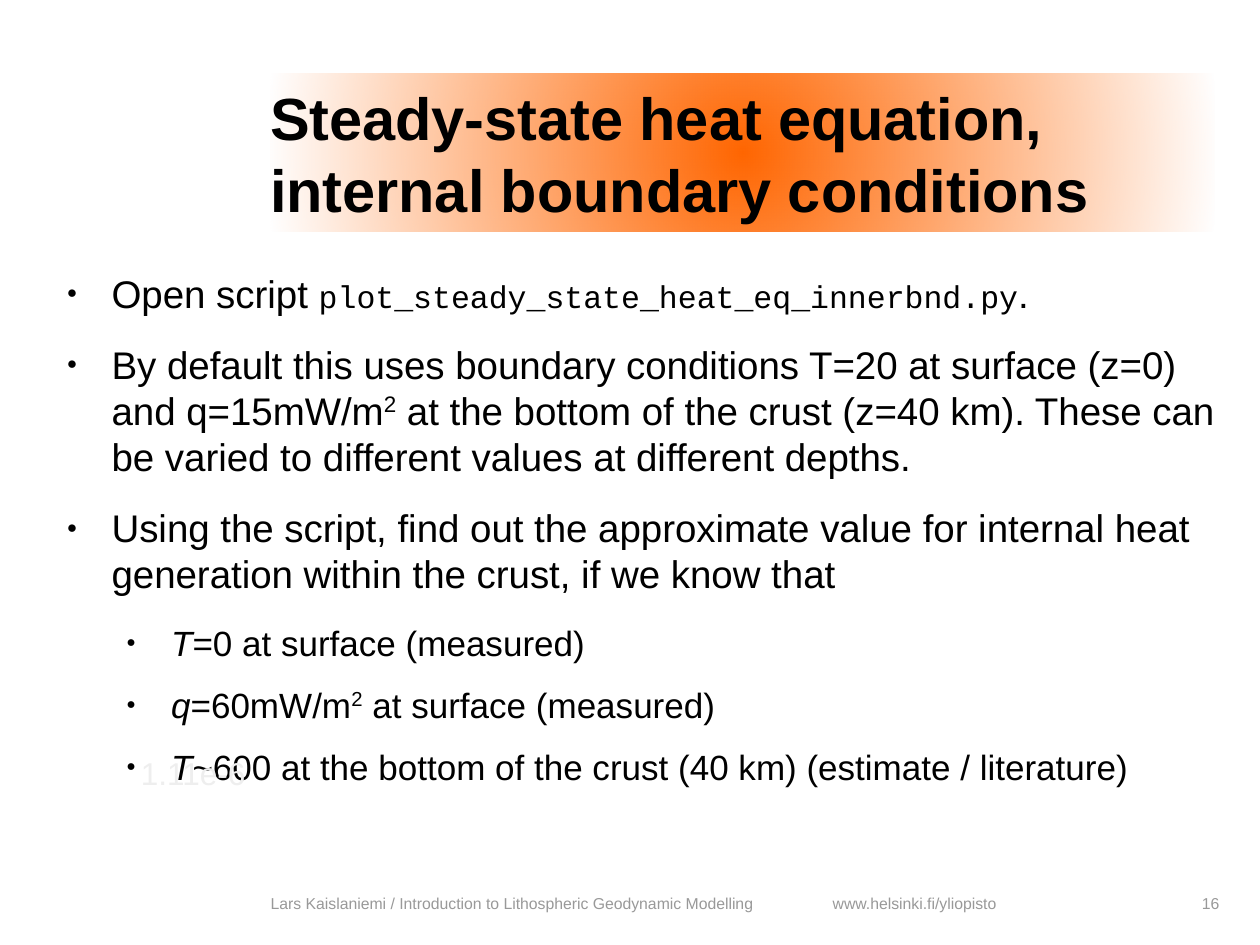
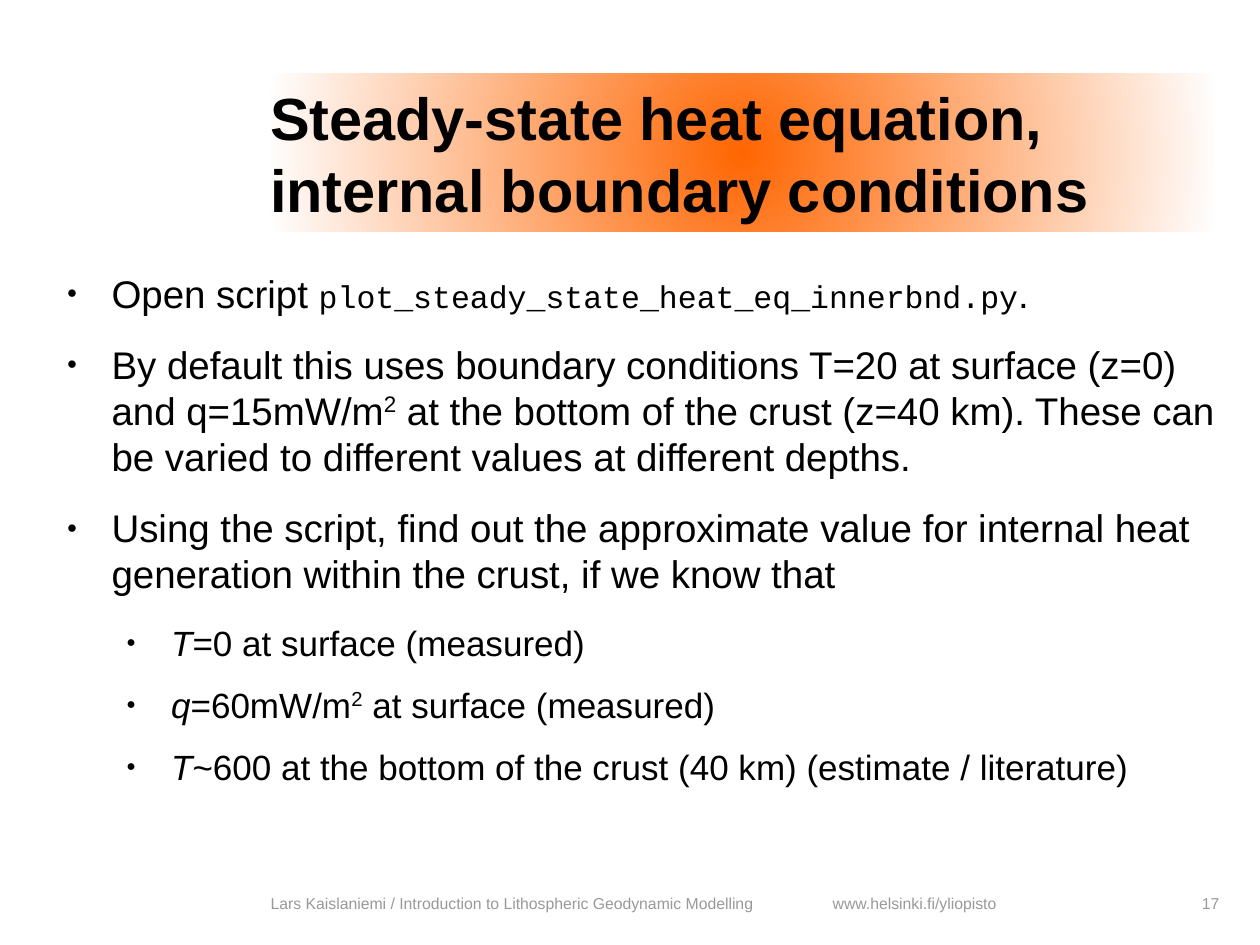
Before and after one commit to HUGG/NGWM2016-modelling-course, a slide deck: slide 17 of Lessons/03-Analytical-solutions-heat-transfer/heat_transfer_analytical.odp (slide 16 before the commit). Drawn at 1260x945 pixels with LibreOffice and Linux fonts; fonts in the diff are those of the drawing; background and template pictures are left out. Boxes give left, top, right and bottom in pixels: in the first picture for what was removed or moved away, otherwise in the second. Text is boxed around its words. In the diff, an @@ line names an element or a change of style, - is before the commit and + after.

```diff
--- a/Lessons/03-Analytical-solutions-heat-transfer/heat_transfer_analytical.odp
+++ b/Lessons/03-Analytical-solutions-heat-transfer/heat_transfer_analytical.odp
@@ text removed at (141, 760, 245, 781) @@
-1.11e-6
@@ page number at (1202, 898, 1220, 909): text changed @@
-16
+17
```
Also in this commit, not shown: 13 other slides changed, 8 slides added, 3 other files.
